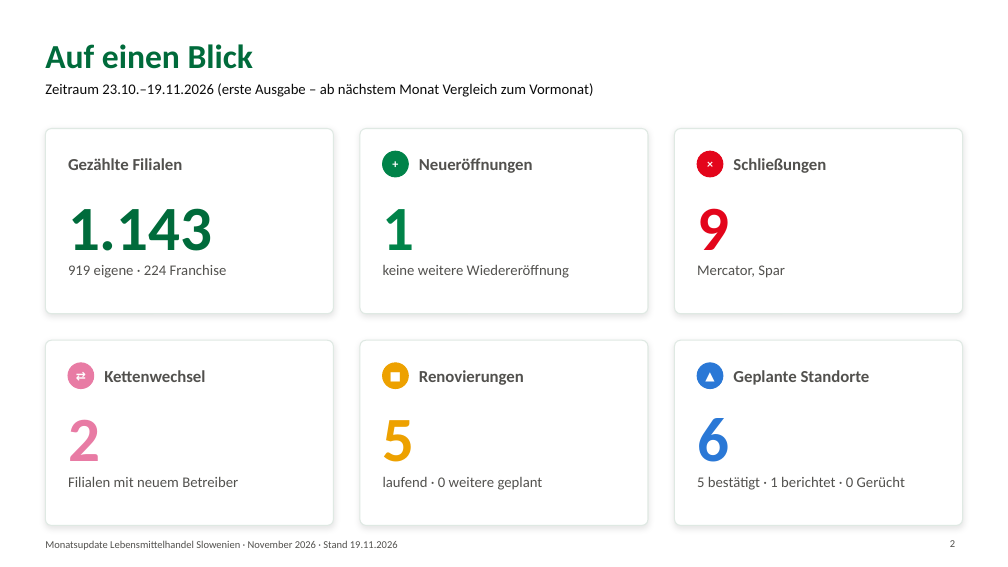
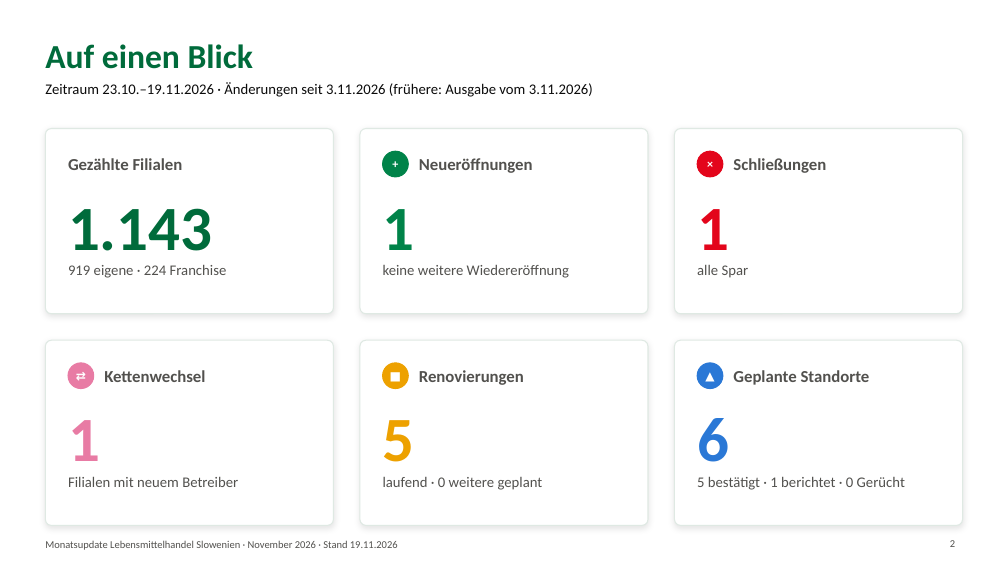
Before and after one commit to petersparnepremicnine-del/filialtracker-update, a slide deck: slide 2 of archiv/2026-11.pptx. Drawn at 1008x567 pixels with LibreOffice and Linux fonts; fonts in the diff are those of the drawing. Boxes give left, top, right and bottom in pixels: in the first picture for what was removed or moved away, otherwise in the second. Text is boxed around its words. In the diff, an @@ line names an element or a change of style, - is before the commit and + after.

```diff
--- a/archiv/2026-11.pptx
+++ b/archiv/2026-11.pptx
@@ text at [45, 82, 593, 97]: text changed @@
-Zeitraum 23.10.–19.11.2026 (erste Ausgabe – ab nächstem Monat Vergleich zum Vormonat)
+Zeitraum 23.10.–19.11.2026 · Änderungen seit 3.11.2026 (frühere: Ausgabe vom 3.11.2026)
@@ text at [697, 209, 729, 250]: text changed @@
-9
+1
@@ text at [697, 265, 749, 278]: text changed @@
-Mercator, Spar
+alle Spar
@@ text at [68, 420, 100, 461]: text changed @@
-2
+1
```
Also in this commit, not shown: 4 other slides changed, 6 other files.
